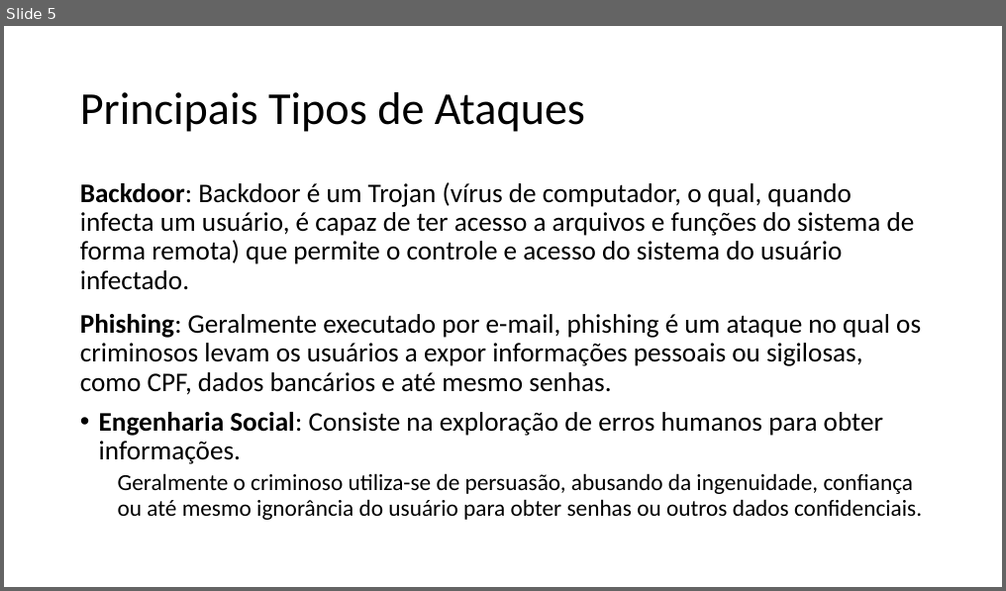
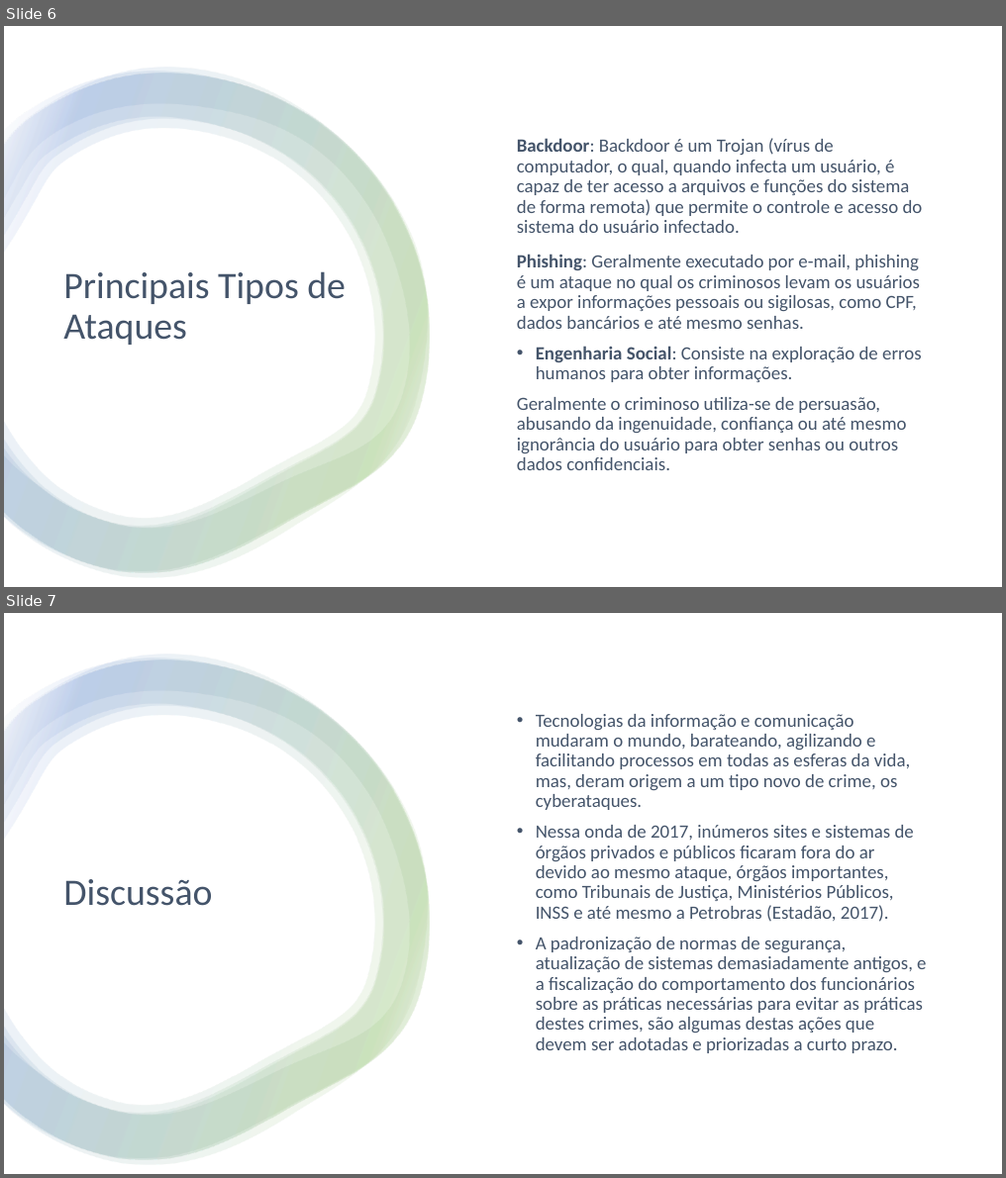
Before and after one commit to Material-IFSP/MPC-4, a slide deck: Apresentação.pptx. Shown one above the other, each under a label of ours: slide 5 before the commit, slides 6 and 7 after it. The pictures are 1006x591 and 1006x1178 pixels, drawn with LibreOffice and Linux fonts; fonts in the diff are those of the drawing. Boxes give left, top, right and bottom in pixels: in the first picture for what was removed or moved away, otherwise in the second. Text is boxed around its words. In the diff, an @@ line names an element or a change of style, - is before the commit and + after.

```diff
--- a/Apresentação.pptx
+++ b/Apresentação.pptx
@@ slide 7 added at bbox=[4, 613, 1002, 1174], background #FFFFFF @@
@@ rectangle added at bbox=[4, 613, 1002, 1174], fill #FFFFFF @@
@@ group added at bbox=[4, 655, 430, 1165]: 4 freeform shapes @@
@@ text added at bbox=[536, 714, 926, 1054], 18 pt, text #44546A @@
+• Tecnologias da informação e comunicação mudaram o mundo, barateando, agilizando e facilitando processos em todas as esferas da vida, mas, deram origem a um tipo novo de crime, os cyberataques.
+• Nessa onda de 2017, inúmeros sites e sistemas de órgãos privados e públicos ficaram fora do ar devido ao mesmo ataque, órgãos importantes, como Tribunais de Justiça, Ministérios Públicos, INSS e até mesmo a Petrobras (Estadão, 2017).
+• A padronização de normas de segurança, atualização de sistemas demasiadamente antigos, e a fiscalização do comportamento dos funcionários sobre as práticas necessárias para evitar as práticas destes crimes, são algumas destas ações que devem ser adotadas e priorizadas a curto prazo.
@@ title added at bbox=[63, 879, 212, 906], 36 pt, text #44546A @@
+Discussão
@@ what was slide 5 is now slide 6 @@
@@ slide 6 changed as well @@
@@ rectangle added at bbox=[4, 26, 1002, 587], fill #FFFFFF @@
@@ group added at bbox=[4, 68, 430, 578]: 4 freeform shapes @@
@@ text "Backdoor: Backdoor é um Trojan ...": place and size @@
-text "Backdoor: Backdoor é um Trojan ..." at bbox=[80, 182, 922, 520]
+text "Backdoor: Backdoor é um Trojan ..." at bbox=[517, 138, 923, 471]
@@ text "Backdoor: Backdoor é um Trojan ..." at bbox=[517, 138, 923, 471]: size 25.9 to 18 pt in "Backdoor: Backdoor é um Trojan (vírus de ..."; text colour #000000 to #44546A; size 22.2 to 18 pt in "Geralmente o criminoso utiliza-se de persuasão, abusando ..."; list level 2 to 1 in "Geralmente o criminoso utiliza-se de ..."; vertical alignment top to middle @@
@@ title "Principais Tipos de Ataques": place and size @@
-title "Principais Tipos de Ataques" at bbox=[80, 92, 585, 132]
+title "Principais Tipos de Ataques" at bbox=[63, 272, 346, 345]
@@ title "Principais Tipos de Ataques" at bbox=[63, 272, 346, 345]: size 44 to 36 pt, text colour #000000 to #44546A @@
```
Also in this commit, not shown: 5 other slides changed, 15 other slides added, 6 slides removed.
